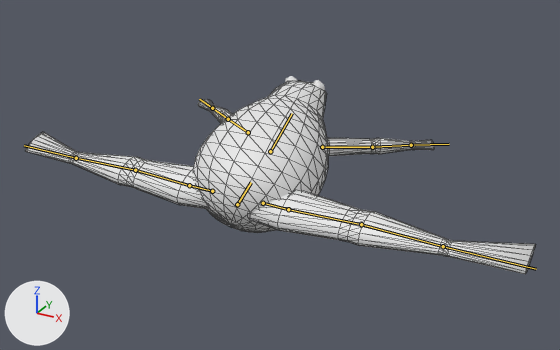
The glTF model Core/Art/Frog.glb, before and after one commit.
The view is the same before and after, from a 50 mm lens placed at (13.06, -22.15, 10.94), pointed at (0.42, 0.84, -0.55). The axes (+X, +Y, +Z) are drawn at lower left. The lights are the same throughout. The bones that bend it are drawn over the model as lines. Mesh edges are drawn as thin lines on the coarser meshes. Materials are left out; every surface is plain grey.
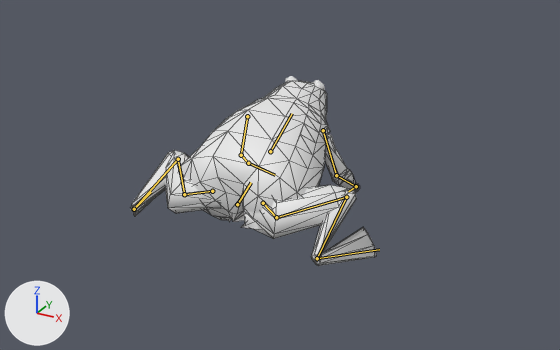
The newer file adds an action. The first version stands in its rest pose; the second is drawn at frame 1 of the action 'Base_Armature.001'.

Location of each change, [x1, y1, x2, y2] in pixels of the pictures (560 x 350 px):
'Sphere', posed (52% narrower): before [26, 81, 535, 274]; after [131, 81, 377, 266]
bone 'Arm1.R', root to tip: before (322, 147) to (372, 147); after (323, 130) to (336, 175)
bone 'Arm2.R', root to tip: before (372, 147) to (411, 145); after (336, 175) to (356, 186)
bone 'Hand.R', root to tip: before (411, 145) to (449, 144); after (356, 186) to (348, 191)
bone 'Arm1.L', root to tip: before (248, 132) to (228, 119); after (247, 116) to (241, 155)
bone 'Arm2.L', root to tip: before (228, 119) to (212, 108); after (241, 155) to (248, 163)
bone 'Hand.L', root to tip: before (212, 108) to (199, 99); after (248, 163) to (275, 175)
bone 'Hip.R', root to tip: before (263, 203) to (288, 209); after (263, 203) to (276, 217)
bone 'Leg1.R', root to tip: before (288, 209) to (361, 224); after (276, 217) to (346, 197)
bone 'Leg2.R', root to tip: before (361, 224) to (443, 246); after (346, 197) to (317, 258)
bone 'Foot.R', root to tip: before (443, 246) to (536, 269); after (317, 258) to (379, 249)
bone 'Hip.L', root to tip: before (212, 191) to (189, 185); after (212, 191) to (184, 194)
bone 'Leg1.L', root to tip: before (189, 185) to (135, 170); after (184, 194) to (178, 159)
bone 'Leg2.L', root to tip: before (135, 170) to (76, 158); after (178, 159) to (134, 209)
bone 'Foot.L', root to tip: before (76, 158) to (24, 145); after (134, 209) to (151, 192)

Diff of the bpy script that builds the scene:
```diff
--- a/Core/Art/Frog.glb.py
+++ b/Core/Art/Frog.glb.py
@@ bone_arm1_r @@
 bone_arm1_r = bpy.data.objects['Armature'].pose.bones['Arm1.R']  # child of 'Neck'
-bone_arm1_r.location = (0.0, 0.0, 0.0)
-bone_arm1_r.rotation_quaternion = (1.0, 0.0, 0.0, 0.0)  # degrees (0, 0, 0)
+bone_arm1_r.location = (0.01, -0.02, 0.65)
+bone_arm1_r.rotation_quaternion = (0.709, -0.504, 0.396, -0.295)  # degrees (-79, 15, -58)
@@ bone_arm2_r @@
 bone_arm2_r = bpy.data.objects['Armature'].pose.bones['Arm2.R']  # child of 'Arm1.R'
-bone_arm2_r.rotation_quaternion = (1.0, 0.0, 0.0, 0.0)  # degrees (0, 0, 0)
+bone_arm2_r.rotation_quaternion = (0.912, -0.2, 0.085, 0.348)  # degrees (-19, 17, 39)
@@ bone_hand_r @@
 bone_hand_r = bpy.data.objects['Armature'].pose.bones['Hand.R']  # child of 'Arm2.R'
-bone_hand_r.rotation_quaternion = (1.0, 0.0, 0.0, 0.0)  # degrees (0, 0, 0)
+bone_hand_r.rotation_quaternion = (0.885, -0.253, 0.284, -0.269)  # degrees (-40, 21, -42)
@@ bone_arm1_l @@
 bone_arm1_l = bpy.data.objects['Armature'].pose.bones['Arm1.L']  # child of 'Neck'
-bone_arm1_l.location = (0.0, 0.0, 0.0)
-bone_arm1_l.rotation_quaternion = (1.0, 0.0, 0.0, 0.0)  # degrees (0, 0, 0)
+bone_arm1_l.location = (-0.01, -0.02, 0.65)
+bone_arm1_l.rotation_quaternion = (0.709, -0.504, -0.396, 0.295)  # degrees (-79, -15, 58)
@@ bone_arm2_l @@
 bone_arm2_l = bpy.data.objects['Armature'].pose.bones['Arm2.L']  # child of 'Arm1.L'
-bone_arm2_l.rotation_quaternion = (1.0, 0.0, 0.0, 0.0)  # degrees (0, 0, 0)
+bone_arm2_l.rotation_quaternion = (0.912, -0.2, -0.085, -0.348)  # degrees (-19, -17, -39)
@@ bone_hand_l @@
 bone_hand_l = bpy.data.objects['Armature'].pose.bones['Hand.L']  # child of 'Arm2.L'
-bone_hand_l.rotation_quaternion = (1.0, 0.0, 0.0, 0.0)  # degrees (0, 0, 0)
+bone_hand_l.rotation_quaternion = (0.885, -0.253, -0.284, 0.269)  # degrees (-40, -21, 42)
@@ bone_hip_r @@
 bone_hip_r = bpy.data.objects['Armature'].pose.bones['Hip.R']  # child of 'Base'
-bone_hip_r.rotation_quaternion = (1.0, 0.0, 0.0, 0.0)  # degrees (0, 0, 0)
+bone_hip_r.rotation_quaternion = (0.957, -0.055, -0.007, -0.286)  # degrees (-6, -3, -33)
@@ bone_leg1_r @@
 bone_leg1_r = bpy.data.objects['Armature'].pose.bones['Leg1.R']  # child of 'Hip.R'
-bone_leg1_r.rotation_quaternion = (1.0, 0.0, 0.0, 0.0)  # degrees (0, 0, 0)
+bone_leg1_r.rotation_quaternion = (0.742, -0.041, 0.185, 0.644)  # degrees (11, 19, 84)
@@ bone_leg2_r @@
 bone_leg2_r = bpy.data.objects['Armature'].pose.bones['Leg2.R']  # child of 'Leg1.R'
-bone_leg2_r.rotation_quaternion = (1.0, 0.0, 0.0, 0.0)  # degrees (0, 0, 0)
+bone_leg2_r.rotation_quaternion = (0.439, 0.0, 0.0, -0.898)  # degrees (0, 0, -128)
@@ bone_foot_r @@
 bone_foot_r = bpy.data.objects['Armature'].pose.bones['Foot.R']  # child of 'Leg2.R'
-bone_foot_r.rotation_quaternion = (1.0, 0.0, 0.0, 0.0)  # degrees (0, 0, 0)
+bone_foot_r.rotation_quaternion = (0.34, -0.007, -0.215, 0.915)  # degrees (-24, -8, 141)
@@ bone_hip_l @@
 bone_hip_l = bpy.data.objects['Armature'].pose.bones['Hip.L']  # child of 'Base'
-bone_hip_l.rotation_quaternion = (1.0, 0.0, 0.0, 0.0)  # degrees (0, 0, 0)
+bone_hip_l.rotation_quaternion = (0.957, -0.055, 0.007, 0.286)  # degrees (-6, 3, 33)
@@ bone_leg1_l @@
 bone_leg1_l = bpy.data.objects['Armature'].pose.bones['Leg1.L']  # child of 'Hip.L'
-bone_leg1_l.rotation_quaternion = (1.0, 0.0, 0.0, 0.0)  # degrees (0, 0, 0)
+bone_leg1_l.rotation_quaternion = (0.742, -0.041, -0.185, -0.644)  # degrees (11, -19, -84)
@@ bone_leg2_l @@
 bone_leg2_l = bpy.data.objects['Armature'].pose.bones['Leg2.L']  # child of 'Leg1.L'
-bone_leg2_l.rotation_quaternion = (1.0, 0.0, 0.0, 0.0)  # degrees (0, 0, 0)
+bone_leg2_l.rotation_quaternion = (0.439, 0.0, 0.0, 0.898)  # degrees (0, 0, 128)
@@ bone_foot_l @@
 bone_foot_l = bpy.data.objects['Armature'].pose.bones['Foot.L']  # child of 'Leg2.L'
-bone_foot_l.rotation_quaternion = (1.0, 0.0, 0.0, 0.0)  # degrees (0, 0, 0)
+bone_foot_l.rotation_quaternion = (0.34, -0.007, 0.215, -0.915)  # degrees (-24, 8, -141)
```
